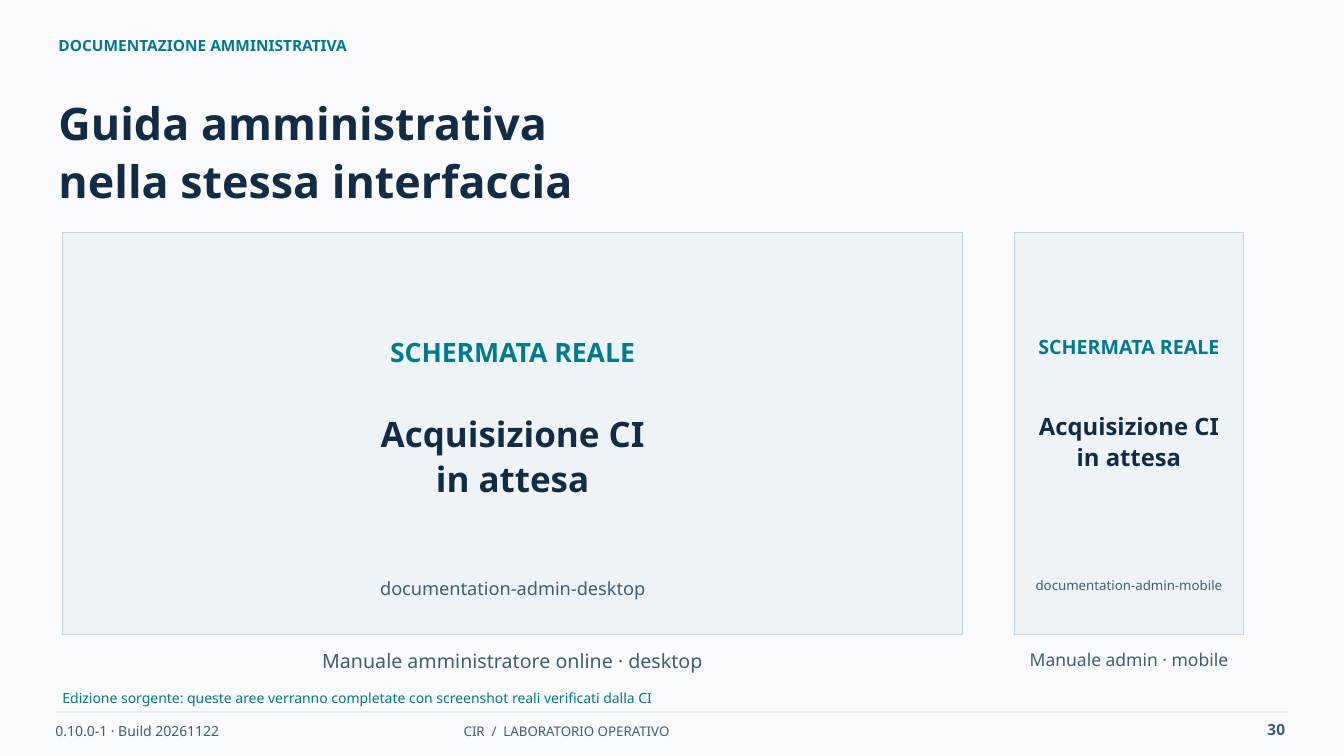
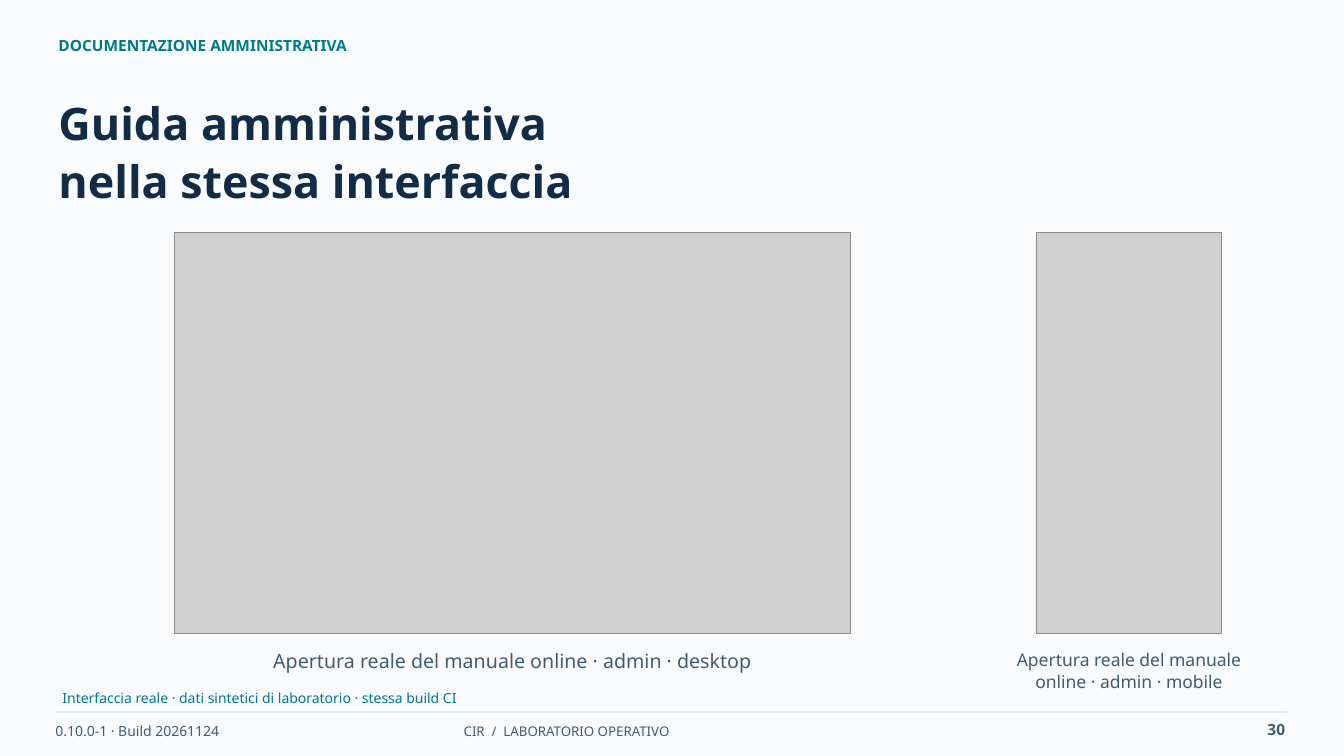
Before and after one commit to desalvo/cybersecurity-incident-registry, a slide deck: slide 30 of docs/presentation/CIR_Operational_Training_IT.pptx. Drawn at 1344x756 pixels with LibreOffice and Linux fonts; fonts in the diff are those of the drawing; grey boxes stand for pictures. Boxes give left, top, right and bottom in pixels: in the first picture for what was removed or moved away, otherwise in the second. Text is boxed around its words. In the diff, an @@ line names an element or a change of style, - is before the commit and + after.

```diff
--- a/docs/presentation/CIR_Operational_Training_IT.pptx
+++ b/docs/presentation/CIR_Operational_Training_IT.pptx
@@ rectangle removed at <box>63,233,963,634</box> @@
@@ picture added at <box>174,233,850,634</box> @@
@@ rectangle removed at <box>1014,233,1244,634</box> @@
@@ picture added at <box>1036,233,1222,634</box> @@
@@ text removed at <box>390,342,635,363</box> @@
-SCHERMATA REALE
@@ text removed at <box>1038,339,1220,355</box> @@
-SCHERMATA REALE
@@ text removed at <box>1039,417,1218,467</box> @@
-Acquisizione CI
-in attesa
@@ text removed at <box>381,420,645,493</box> @@
-Acquisizione CI
-in attesa
@@ text removed at <box>380,581,645,600</box> @@
-documentation-admin-desktop
@@ text removed at <box>1036,580,1223,590</box> @@
-documentation-admin-mobile
@@ text at <box>273,653,751,673</box>: text changed @@
-Manuale amministratore online · desktop
+Apertura reale del manuale online · admin · desktop
@@ text at <box>1017,652,1241,688</box>: text changed @@
-Manuale admin · mobile
+Apertura reale del manuale online · admin · mobile
@@ text at <box>62,692,457,703</box>: text changed @@
-Edizione sorgente: queste aree verranno completate con screenshot reali verificati dalla CI
+Interfaccia reale · dati sintetici di laboratorio · stessa build CI
@@ text at <box>55,725,219,736</box>: text changed @@
-0.10.0-1 · Build 20261122
+0.10.0-1 · Build 20261124
```
Also in this commit, not shown: 33 other slides changed, 37 other files.
